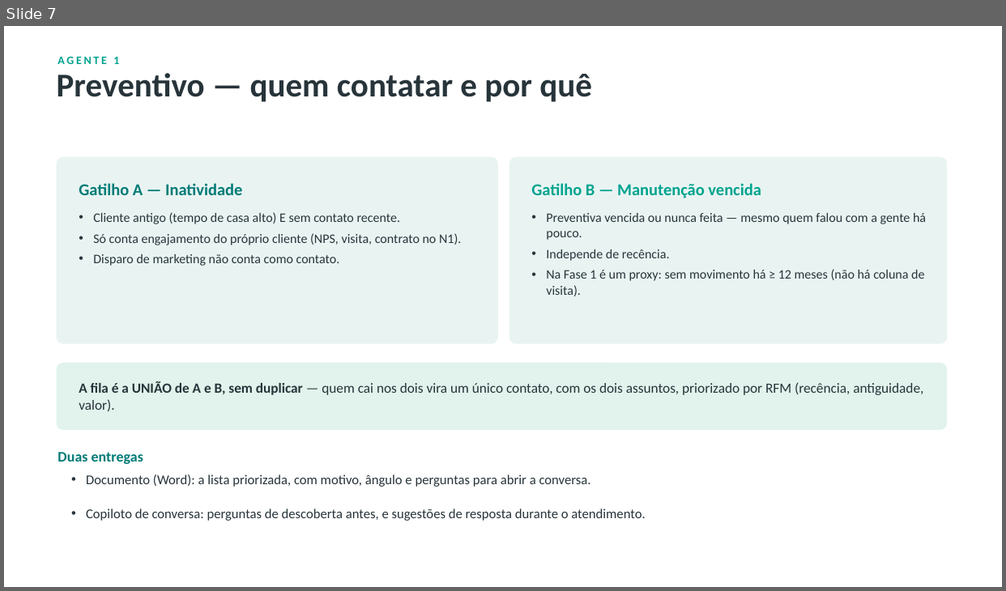
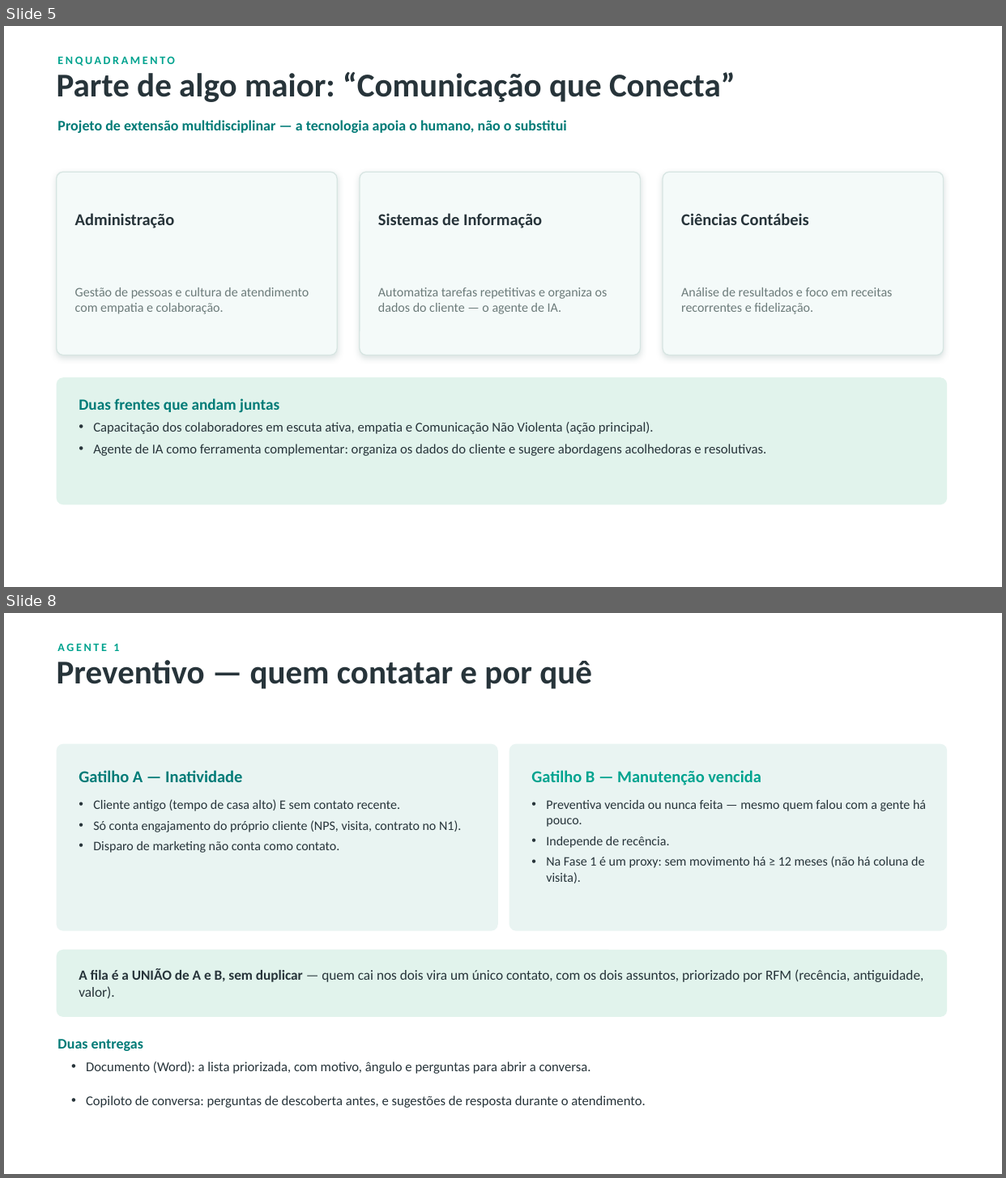
Before and after one commit to igorcamposdeborba/agente-ia-atendimento, a slide deck: 2-sistema-de-atendimento/planejamento/Millenium-Agente-IA.pptx. Shown one above the other, each under a label of ours: slide 7 before the commit, slides 5 and 8 after it; the slides between them are not shown. The pictures are 1006x591 and 1006x1178 pixels, drawn with LibreOffice and Linux fonts; fonts in the diff are those of the drawing. Boxes give left, top, right and bottom in pixels: in the first picture for what was removed or moved away, otherwise in the second. Text is boxed around its words. In the diff, an @@ line names an element or a change of style, - is before the commit and + after.

```diff
--- a/2-sistema-de-atendimento/planejamento/Millenium-Agente-IA.pptx
+++ b/2-sistema-de-atendimento/planejamento/Millenium-Agente-IA.pptx
@@ slide 5 added at box(4, 26, 1002, 587), background #FFFFFF @@
@@ text added at box(57, 72, 735, 102), 32 pt, text #27343A, bold @@
+Parte de algo maior: “Comunicação que Conecta”
@@ text added at box(57, 56, 174, 66), 11 pt, text #00A38F, bold @@
+ENQUADRAMENTO
@@ text added at box(57, 120, 567, 133), 14 pt, text #007B77, bold @@
+Projeto de extensão multidisciplinar — a tecnologia apoia o humano, não o substitui
@@ rounded rectangle added at box(57, 172, 337, 356), fill #F4FAF9, outline #D7E5E2 1 pt @@
@@ rounded rectangle added at box(360, 172, 641, 356), fill #F4FAF9, outline #D7E5E2 1 pt @@
@@ rounded rectangle added at box(663, 172, 944, 356), fill #F4FAF9, outline #D7E5E2 1 pt @@
@@ text added at box(75, 213, 175, 228), 16 pt, text #27343A, bold @@
+Administração
@@ text added at box(378, 213, 542, 228), 16 pt, text #27343A, bold @@
+Sistemas de Informação
@@ text added at box(681, 213, 809, 225), 16 pt, text #27343A, bold @@
+Ciências Contábeis
@@ text added at box(75, 288, 309, 314), 12.5 pt, text #6C7B7A @@
+Gestão de pessoas e cultura de atendimento com empatia e colaboração.
@@ text added at box(378, 288, 607, 314), 12.5 pt, text #6C7B7A @@
+Automatiza tarefas repetitivas e organiza os dados do cliente — o agente de IA.
@@ text added at box(681, 288, 893, 314), 12.5 pt, text #6C7B7A @@
+Análise de resultados e foco em receitas recorrentes e fidelização.
@@ rounded rectangle added at box(57, 378, 948, 506), fill #E1F3EC @@
@@ text added at box(79, 399, 279, 413), 15 pt, text #007B77, bold @@
+Duas frentes que andam juntas
@@ text added at box(93, 422, 766, 456), 13 pt, text #27343A @@
+• Capacitação dos colaboradores em escuta ativa, empatia e Comunicação Não Violenta (ação principal).
+• Agente de IA como ferramenta complementar: organiza os dados do cliente e sugere abordagens acolhedoras e resolutivas.
@@ what was slide 7 is now slide 8 @@
```
Also in this commit, not shown: 16 slides changed, 2 other slides added, 1 slide removed, 14 other files.
